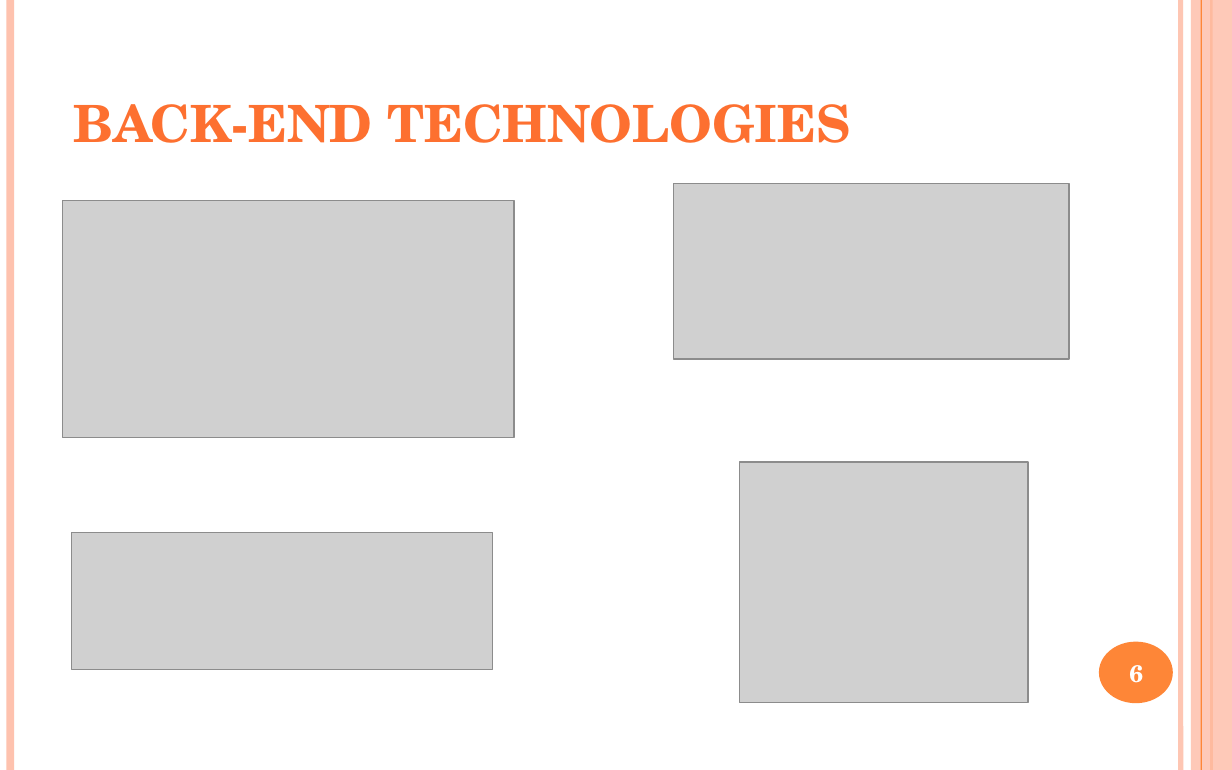
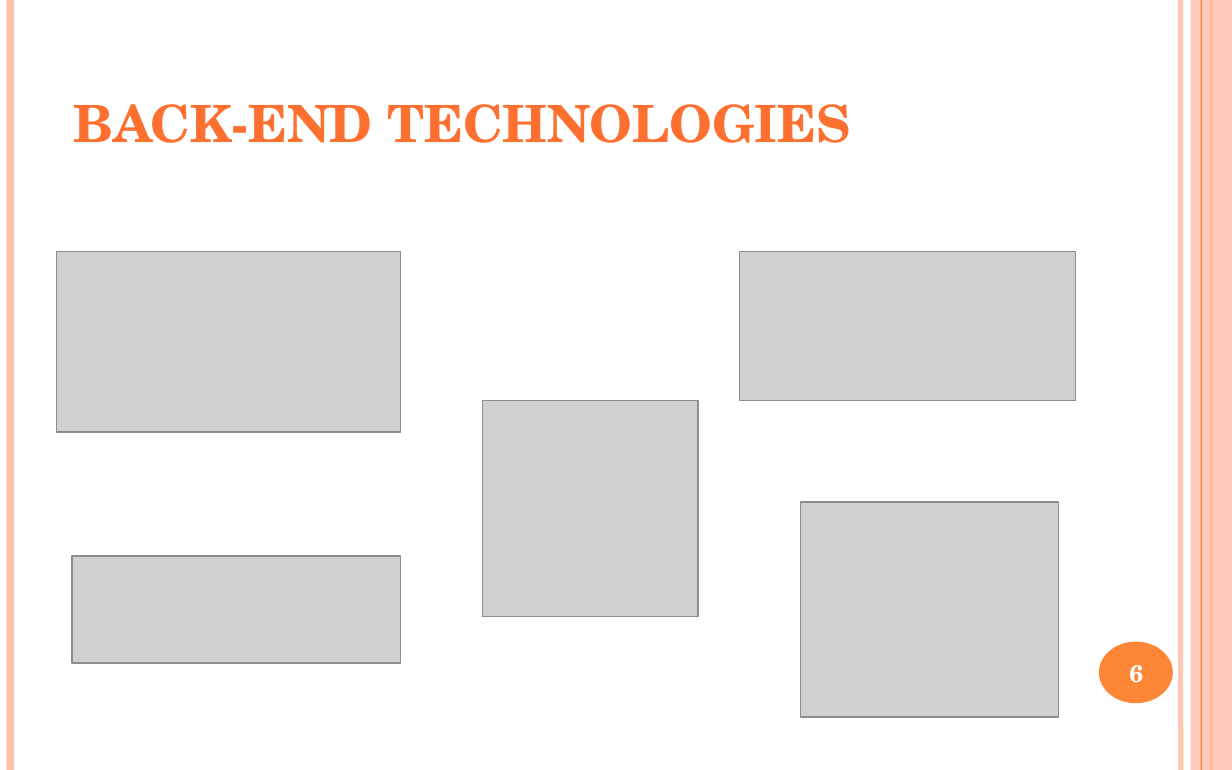
Before and after one commit to yutovsjohan/final_project, a slide deck: slide 6 of final_project.pptx. Drawn at 1232x770 pixels with LibreOffice and Linux fonts; fonts in the diff are those of the drawing; grey boxes stand for pictures. Boxes give left, top, right and bottom in pixels: in the first picture for what was removed or moved away, otherwise in the second. Text is boxed around its words. In the diff, an @@ line names an element or a change of style, - is before the commit and + after.

```diff
--- a/final_project.pptx
+++ b/final_project.pptx
@@ picture: place and size @@
-picture at [63,200,515,437]
+picture at [57,251,400,432]
@@ picture: place and size @@
-picture at [674,184,1069,359]
+picture at [739,251,1076,400]
@@ picture added at [483,400,699,616] @@
@@ picture: place and size @@
-picture at [739,462,1027,702]
+picture at [801,503,1058,717]
@@ picture: place and size @@
-picture at [71,532,493,669]
+picture at [71,556,400,663]
```
